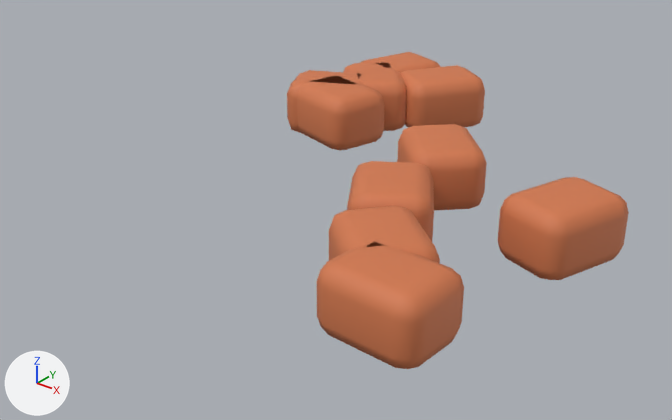
An edit to the glTF model public/assets/models/BSC-09.glb, drawn before and after from the same camera.
Before and after are seen from a camera (50 mm lens) standing at (1.82, -2.53, 1.44) and looking at (-0.09, -0.15, -0.04). Every picture has the same lights, and +X, +Y and +Z are marked at lower left. The older version comes first.

The older version as bpy lines, for what is in view:
```python
ob_settled_rubble = bpy.data.objects.new('settled rubble', me_cube_406)
ob_settled_rubble.location = (0.745, -0.06, 0.12)
ob_settled_rubble.rotation_euler = (0.0, 0.0, 1.256)  # degrees (0, 0, 72)
ob_settled_rubble_001 = bpy.data.objects.new('settled rubble.001', me_cube_407)
ob_settled_rubble_001.location = (-0.225, 0.727, 0.12)
ob_settled_rubble_001.rotation_euler = (0.0, 0.0, -2.153)  # degrees (0, 0, -123)
ob_settled_rubble_002 = bpy.data.objects.new('settled rubble.002', me_cube_408)
ob_settled_rubble_002.location = (-0.459, 0.575, 0.12)
ob_settled_rubble_002.rotation_euler = (0.0, 0.0, 2.294)  # degrees (0, 0, 131)
ob_settled_rubble_003 = bpy.data.objects.new('settled rubble.003', me_cube_409)
ob_settled_rubble_003.location = (-0.473, 0.774, 0.12)
ob_settled_rubble_003.rotation_euler = (0.0, 0.0, -1.897)  # degrees (0, 0, -109)
ob_settled_rubble_004 = bpy.data.objects.new('settled rubble.004', me_cube_410)
ob_settled_rubble_004.location = (0.584, -0.761, 0.12)
ob_settled_rubble_004.rotation_euler = (0.0, 0.0, 3.098)  # degrees (0, 0, 178)
ob_settled_rubble_005 = bpy.data.objects.new('settled rubble.005', me_cube_411)
ob_settled_rubble_005.location = (0.25, -0.285, 0.12)
ob_settled_rubble_005.rotation_euler = (0.0, 0.0, -0.985)  # degrees (0, 0, -56)
ob_settled_rubble_006 = bpy.data.objects.new('settled rubble.006', me_cube_412)
ob_settled_rubble_006.location = (-0.456, 0.324, 0.12)
ob_settled_rubble_006.rotation_euler = (0.0, 0.0, 2.877)  # degrees (0, 0, 165)
ob_settled_rubble_007 = bpy.data.objects.new('settled rubble.007', me_cube_413)
ob_settled_rubble_007.location = (0.185, 0.108, 0.12)
ob_settled_rubble_007.rotation_euler = (0.0, 0.0, -0.779)  # degrees (0, 0, -45)
ob_settled_rubble_009 = bpy.data.objects.new('settled rubble.009', me_cube_415)
ob_settled_rubble_009.location = (-0.546, 0.393, 0.12)
ob_settled_rubble_009.rotation_euler = (0.0, 0.0, 0.459)  # degrees (0, 0, 26)
# also in view: 'settled rubble.008' at (0.44, -0.59, 0.12)
```
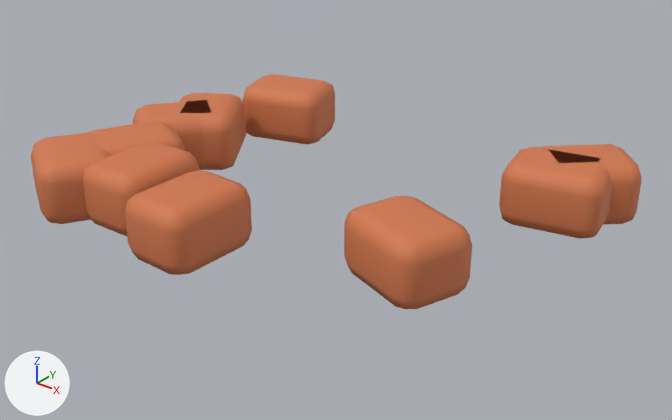
Location of each change, (x1, y1, x2, y2) in pixels of the pictures (672 x 420 px):
'settled rubble.004', moved, turned: before (317, 242, 464, 369); after (31, 132, 111, 224)
'settled rubble.001', moved, turned: before (400, 65, 485, 128); after (125, 170, 252, 275)
'settled rubble.002', moved, turned: before (343, 63, 406, 131); after (344, 196, 472, 309)
'settled rubble', moved, turned: before (498, 177, 629, 280); after (90, 121, 185, 155)
'settled rubble.007', moved, turned: before (397, 124, 487, 211); after (83, 141, 199, 236)
'settled rubble.003', moved, turned: before (360, 52, 440, 73); after (499, 147, 612, 239)
'settled rubble.006', moved, turned: before (297, 75, 385, 150); after (242, 74, 335, 144)
'settled rubble.008', moved, turned: before (329, 206, 440, 263); after (538, 144, 642, 225)
'settled rubble.005', moved, turned: before (347, 161, 434, 241); after (133, 100, 211, 170)
'settled rubble.009', moved, turned: before (287, 70, 367, 133); after (179, 93, 246, 170)

The change, as a list of edits to the scene's bpy script:
```text
Change ob_settled_rubble:
    ob_settled_rubble.location: (0.745, -0.06, 0.12) -> (-0.708, -0.553, 0.12)
    ob_settled_rubble.rotation_euler: (0.0, 0.0, 1.256) -> (0.0, 0.0, -2.029)  # degrees (0, 0, 72) -> degrees (0, 0, -116)
Change ob_settled_rubble_001:
    ob_settled_rubble_001.location: (-0.225, 0.727, 0.12) -> (-0.195, -0.758, 0.12)
    ob_settled_rubble_001.rotation_euler: (0.0, 0.0, -2.153) -> (0.0, 0.0, -1.589)  # degrees (0, 0, -123) -> degrees (0, 0, -91)
Change ob_settled_rubble_002:
    ob_settled_rubble_002.location: (-0.459, 0.575, 0.12) -> (0.452, -0.491, 0.12)
    ob_settled_rubble_002.rotation_euler: (0.0, 0.0, 2.294) -> (0.0, 0.0, -0.329)  # degrees (0, 0, 131) -> degrees (0, 0, -19)
Change ob_settled_rubble_003:
    ob_settled_rubble_003.location: (-0.473, 0.774, 0.12) -> (0.611, 0.172, 0.12)
    ob_settled_rubble_003.rotation_euler: (0.0, 0.0, -1.897) -> (0.0, 0.0, 0.212)  # degrees (0, 0, -109) -> degrees (0, 0, 12)
Change ob_settled_rubble_004:
    ob_settled_rubble_004.location: (0.584, -0.761, 0.12) -> (-0.76, -0.768, 0.12)
    ob_settled_rubble_004.rotation_euler: (0.0, 0.0, 3.098) -> (0.0, 0.0, 2.607)  # degrees (0, 0, 178) -> degrees (0, 0, 149)
Change ob_settled_rubble_005:
    ob_settled_rubble_005.location: (0.25, -0.285, 0.12) -> (-0.756, -0.273, 0.12)
    ob_settled_rubble_005.rotation_euler: (0.0, 0.0, -0.985) -> (0.0, 0.0, -2.212)  # degrees (0, 0, -56) -> degrees (0, 0, -127)
Change ob_settled_rubble_006:
    ob_settled_rubble_006.location: (-0.456, 0.324, 0.12) -> (-0.64, 0.229, 0.12)
    ob_settled_rubble_006.rotation_euler: (0.0, 0.0, 2.877) -> (0.0, 0.0, -2.842)  # degrees (0, 0, 165) -> degrees (0, 0, -163)
Change ob_settled_rubble_007:
    ob_settled_rubble_007.location: (0.185, 0.108, 0.12) -> (-0.508, -0.681, 0.12)
    ob_settled_rubble_007.rotation_euler: (0.0, 0.0, -0.779) -> (0.0, 0.0, -1.536)  # degrees (0, 0, -45) -> degrees (0, 0, -88)
Change ob_settled_rubble_008:
    ob_settled_rubble_008.location: (0.436, -0.59, 0.12) -> (0.649, 0.277, 0.12)
    ob_settled_rubble_008.rotation_euler: (0.0, 0.0, -0.681) -> (0.0, 0.0, 0.763)  # degrees (0, 0, -39) -> degrees (0, 0, 44)
Change ob_settled_rubble_009:
    ob_settled_rubble_009.location: (-0.546, 0.393, 0.12) -> (-0.723, -0.166, 0.12)
    ob_settled_rubble_009.rotation_euler: (0.0, 0.0, 0.459) -> (0.0, 0.0, 2.184)  # degrees (0, 0, 26) -> degrees (0, 0, 125)
```
